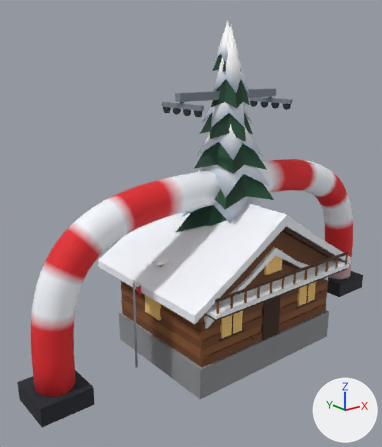
Before and after pictures for a commit that changed the glTF model public/models/models.glb.
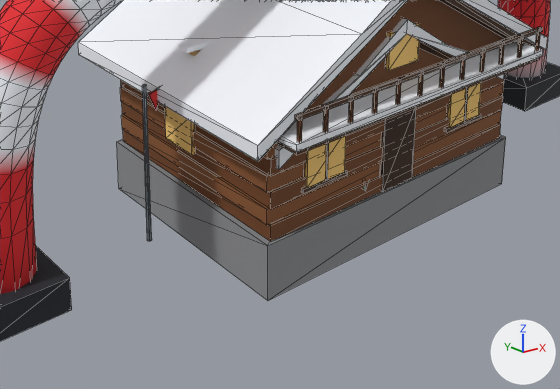
Each version appears first whole from a 50 mm camera at (-16.1, -17.5, 12.7) aimed at (-1.3, 1.0, 5.3), and next in a close-up on the part from 15% to 94% of the width and 53% to 100% of the height. The lights are fixed; the arrows at lower right show +X, +Y and +Z. The older version's two pictures come first. The close-ups show mesh edges as thin lines.

Objects in the first close-up: 'Banner', 'Chalet', 'FinishArch', 'MountainHut' and 1 more.
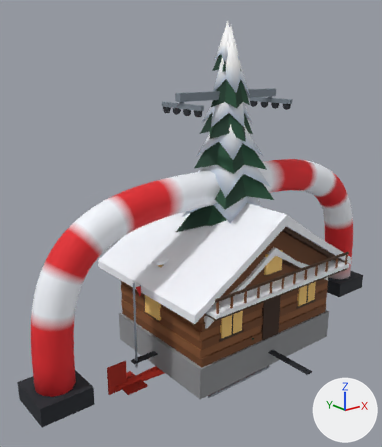
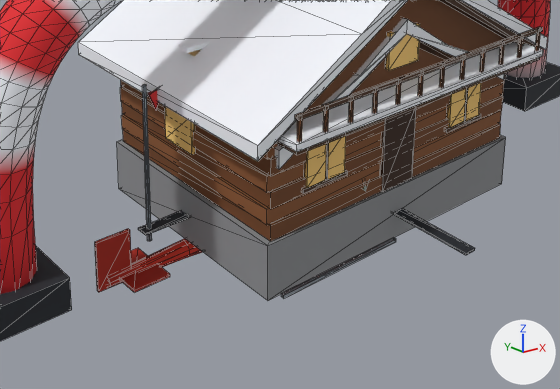
Changed parts and their boxes [x1, y1, x2, y2] in the close-ups (560 x 389 px):
'Heli', added (red)
    after: [95, 229, 396, 298]
'HeliRotor', added (mostly hidden)
    after: [138, 208, 475, 255]

What changed in the scene script:
```text
Add me_helirotor:
    me_helirotor.from_pydata(...)  # a box spanning x 0.0..5.4, y -0.16..0.16, z -0.02..0.02; a box spanning x -0.16..0.16, y 0.0..5.4, z -0.02..0.02; a box spanning x -5.4..0.0, y -0.16..0.16, z -0.02..0.02; a box spanning x -0.16..0.16, y -5.4..0.0, z -0.02..0.02; a 10-sided cut cone along z (radius 0.25 at the low end, 0.2 at the high end) spanning x -0.25..0.25, y -0.24..0.24, z -0.1..0.15
    me_helirotor.materials.append(mat_vcol)
Add me_heli:
    me_heli.from_pydata(...)  # 367 vertices, 646 faces; spans x -6.65..3.24, y -1.11..1.11, z -2.8..0.35
    me_heli.materials.append(mat_vcol)
Add ob_helirotor:
    ob_helirotor = bpy.data.objects.new('HeliRotor', me_helirotor)
    ob_helirotor.location = (0.0, 0.0, 0.0)
Add ob_heli:
    ob_heli = bpy.data.objects.new('Heli', me_heli)
    ob_heli.location = (0.0, 0.0, 0.0)
```
